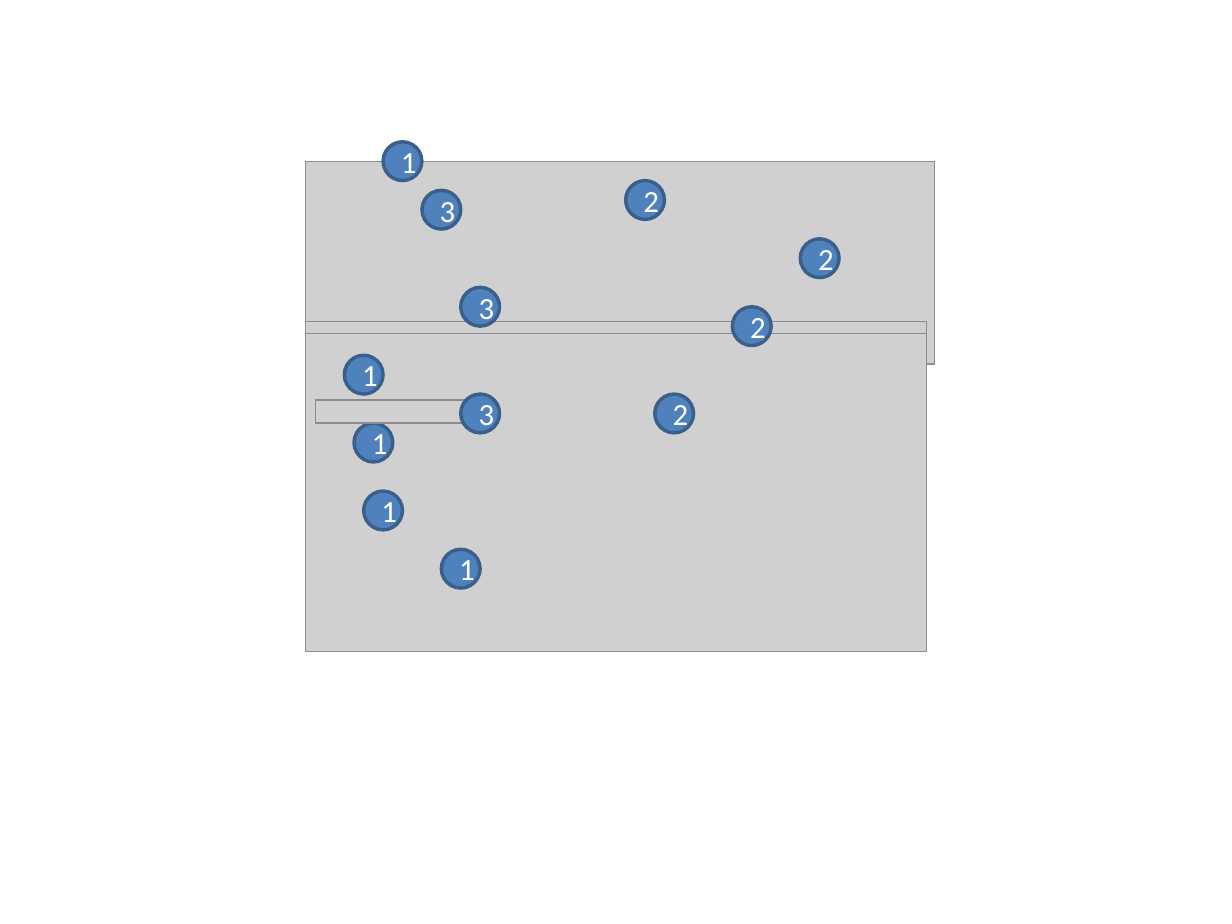
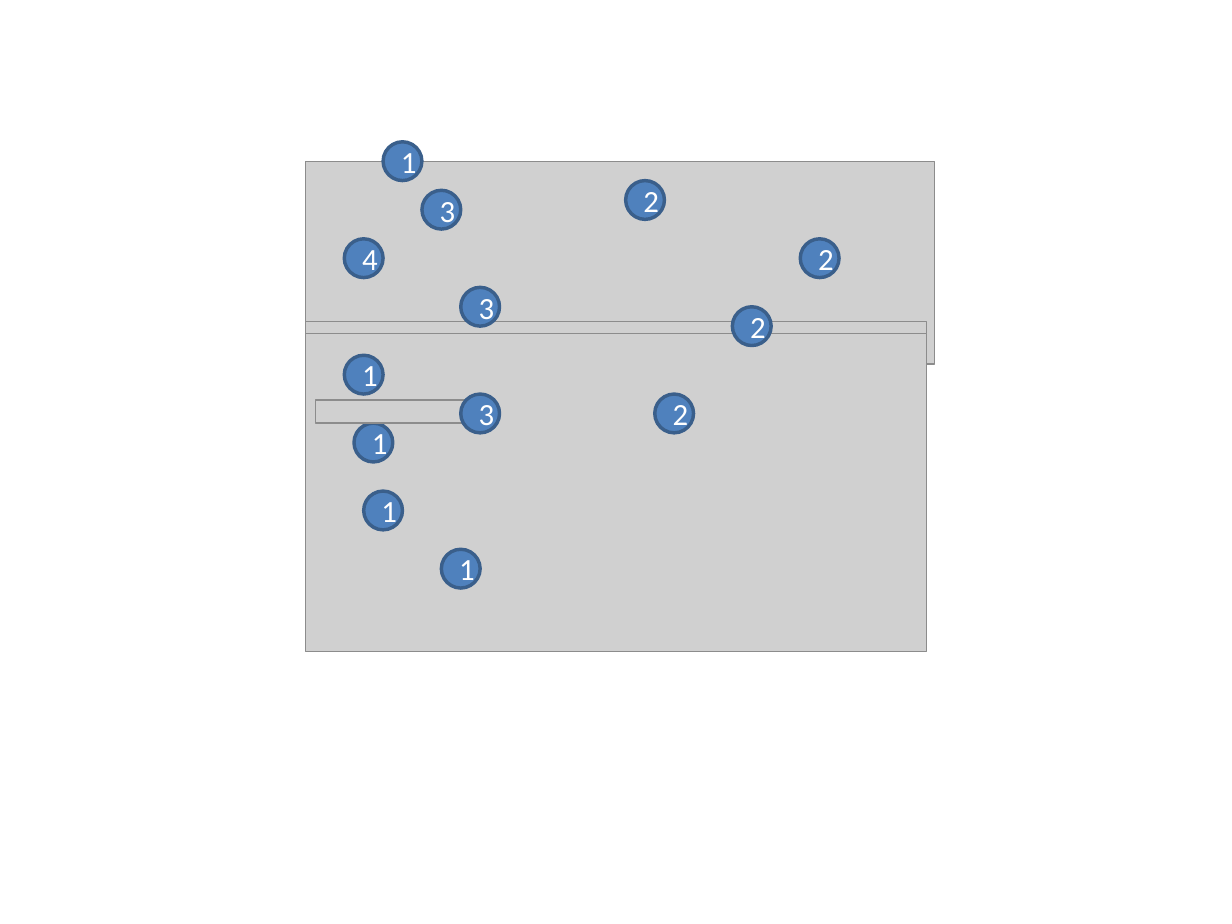
Before and after one commit to wp-plugins/bbp-style-pack, a slide deck: slide 4 of images/style.pptx. Drawn at 1232x924 pixels with LibreOffice and Linux fonts; fonts in the diff are those of the drawing; grey boxes stand for pictures. Boxes give left, top, right and bottom in pixels: in the first picture for what was removed or moved away, otherwise in the second. Text is boxed around its words. In the diff, an @@ line names an element or a change of style, - is before the commit and + after.

```diff
--- a/images/style.pptx
+++ b/images/style.pptx
@@ ellipse added at (345,239,383,277), fill #4F81BD, outline #3A5F8C 2 pt, 18 pt, text #FFFFFF @@
+4
```
Also in this commit, not shown: 9 other files.
